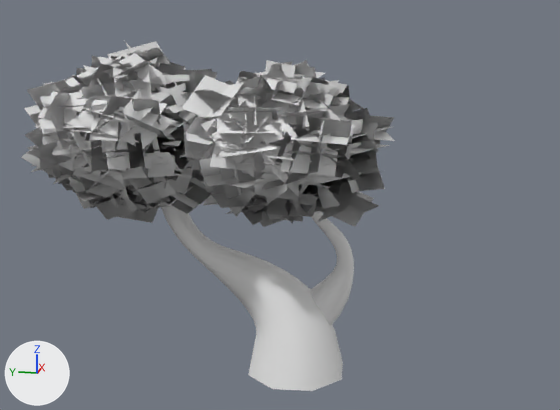
The FBX model Project_HD2D_Unity/Assets/Art/Mesh/Arbres/SM_TreeB.fbx: old version first, new version second.
One viewpoint serves both versions: a 50 mm lens placed at (-5.37, -0.95, 2.62), pointed at (0.4, 0.21, 1.18). Every picture has the same lights, and +X, +Y and +Z are marked at lower left. The first picture is the older version. Where no turn or scale is listed for an object, it has been applied to the vertices. Vertices at exactly the same position are counted once.

Before the edit, the objects in view are built like this:
```python
me_nurbspath_015 = bpy.data.meshes.new('NurbsPath.015')
me_nurbspath_015.from_pydata(...)  # 384 vertices, 368 faces; spans x -32.0..86.0, y -141.0..38.0, z -181.0..19.0
me_nurbspath_015.materials.append(mat_stylized_tree_trunks_bark)  # white #e7e7e7
me_sphere_024 = bpy.data.meshes.new('Sphere.024')
me_sphere_024.from_pydata(...)  # 9279 vertices, 9552 faces; spans x -0.66..0.98, y -0.76..1.89, z -0.62..0.69
me_sphere_024.materials.append(mat_foliage_atlas)  # white #e7e7e7
ob_sm_foliage_treeb = bpy.data.objects.new('SM_Foliage_TreeB', me_sphere_024)
ob_sm_foliage_treeb.location = (-0.216, 0.076, 1.753)
ob_sm_treeb = bpy.data.objects.new('SM_TreeB', me_nurbspath_015)
ob_sm_treeb.location = (0.0, 0.0, 0.0)
ob_sm_treeb.rotation_euler = (3.126, -0.538, -0.297)  # degrees (179, -31, -17)
ob_sm_treeb.scale = (0.01, 0.01, 0.01)
```
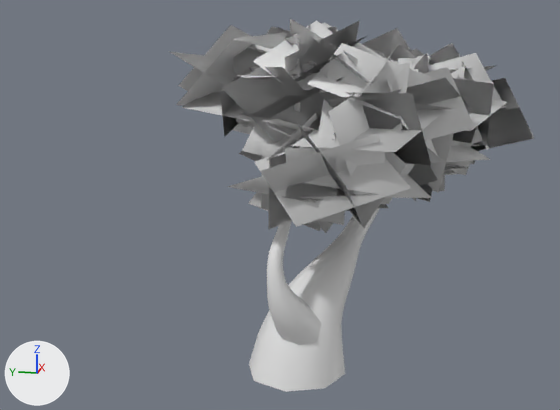
Location of each change, [x1, y1, x2, y2] in pixels of the pictures (560 x 410 px; the box of a moved part takes in the faces that stretch with it):
'SM_TreeB', reshaped, turned
    before: [161, 205, 354, 391]
    after: [169, 19, 534, 392]
'SM_Foliage_TreeB', deleted
    before: [21, 41, 394, 227]
part 1 of me_nurbspath_015, moved or reshaped
    before: [161, 205, 343, 391]
    after: [249, 208, 380, 392]
part 2 of me_nurbspath_015, moved or reshaped
    before: [310, 211, 354, 326]
    after: [267, 221, 322, 345]
part 3 of me_nurbspath_015, added
    after: [169, 19, 534, 233]

The change in detail:
Material 'Material.002' (mat_material_002) is new.
Its base color is (0.8, 0.8, 0.8) (white #e7e7e7).
me_nurbspath_015 is used by ob_sm_treeb; location (0.0, 0.0, 0.0); rotation (3.126, -0.538, -0.297), in degrees (179, -31, -17); scale (0.01, 0.01, 0.01).
me_nurbspath_015 had 384 vertices, 368 faces and spanned x -32.0..86.0, y -141.0..38.0, z -181.0..19.0.
me_nurbspath_015 now has 912 vertices, 500 faces and spans x -103.0..194.0, y 0.0..259.0, z -98.0..173.0.
me_nurbspath_015 part 1: the loose piece of 192 vertices spanning x -32.0..82.0, y -141.0..38.0, z -181.0..19.0 is multiplied about the mesh origin by the matrix ((-0.617, -0.689, -0.379), (0.513, 0.014, -0.859), (0.597, -0.724, 0.345)).
me_nurbspath_015 part 2: the loose piece of 192 vertices spanning x 17.0..86.0, y -8.0..38.0, z -148.0..-11.0 is multiplied about the mesh origin by the matrix ((-0.617, -0.689, -0.379), (0.513, 0.014, -0.859), (0.597, -0.724, 0.345)).
me_nurbspath_015 part 3: 528 vertices added at x -103.0..194.0, y 100.0..259.0, z -98.0..173.0.
me_nurbspath_015 gains material mat_material_002 (white #e7e7e7).
Object 'SM_Foliage_TreeB' (ob_sm_foliage_treeb) is deleted.
Object 'SM_TreeB' (ob_sm_treeb) turns from (179, -31, -17) to (90, 0, 0) degrees about x, y and z.
